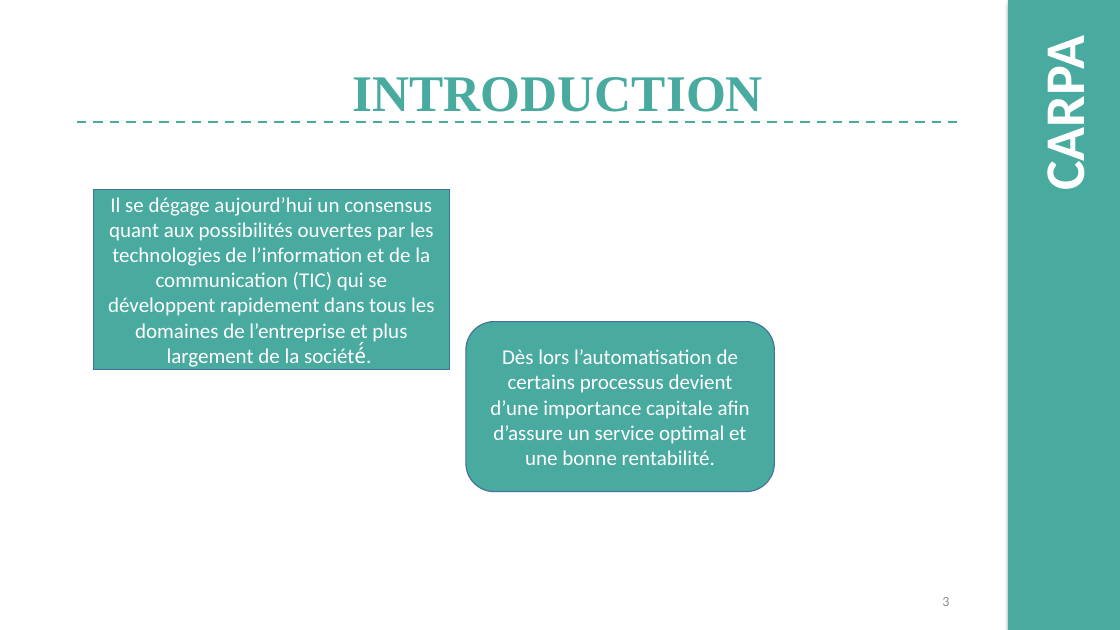
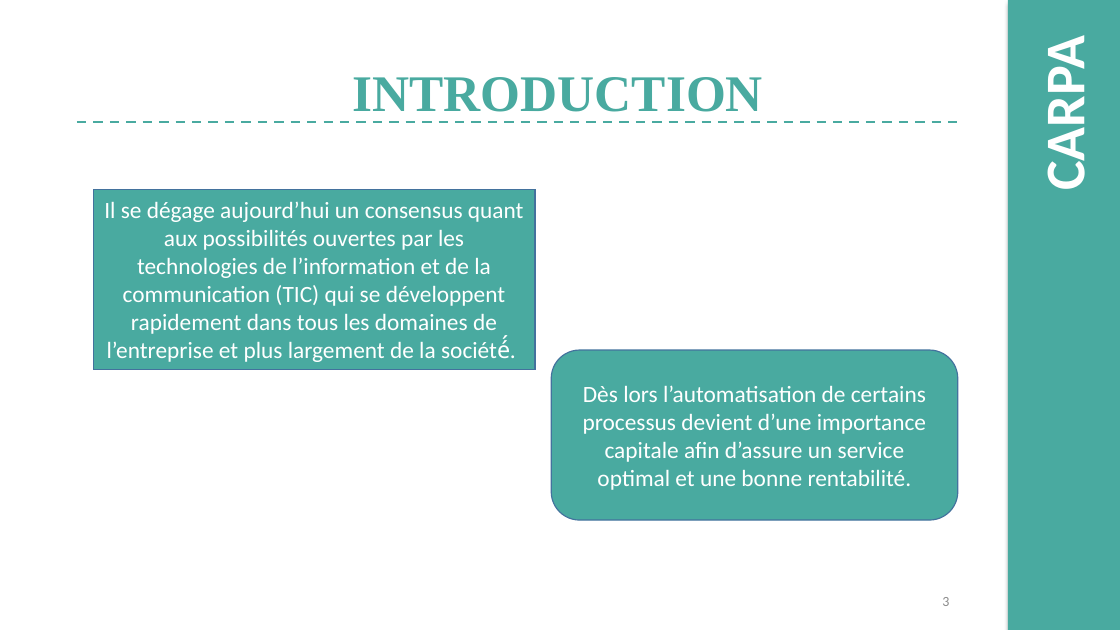
Before and after one commit to django123/memoire-M2, a slide deck: slide 3 of presentation.pptm. Drawn at 1120x630 pixels with LibreOffice and Linux fonts; fonts in the diff are those of the drawing; background and template pictures are left out. Boxes give left, top, right and bottom in pixels: in the first picture for what was removed or moved away, otherwise in the second. Text is boxed around its words. In the diff, an @@ line names an element or a change of style, - is before the commit and + after.

```diff
--- a/presentation.pptm
+++ b/presentation.pptm
@@ rectangle "Il se dégage aujourd’hui un ...": place and size @@
-rectangle "Il se dégage aujourd’hui un ..." at [93,189,450,370]
+rectangle "Il se dégage aujourd’hui un ..." at [93,189,535,370]
@@ rectangle "Il se dégage aujourd’hui un ..." at [93,189,535,370]: size 18 to 20 pt @@
@@ rounded rectangle "Dès lors l’automatisation de certains ..." at [551,350,958,520]: size 18 to 20 pt @@
@@ rounded rectangle "Dès lors l’automatisation de certains ...": place and size @@
-rounded rectangle "Dès lors l’automatisation de certains ..." at [466,322,775,492]
+rounded rectangle "Dès lors l’automatisation de certains ..." at [551,350,958,520]
```
Also in this commit, not shown: 4 other slides changed, 7 slides added, 3 slides removed, 1 other file.
